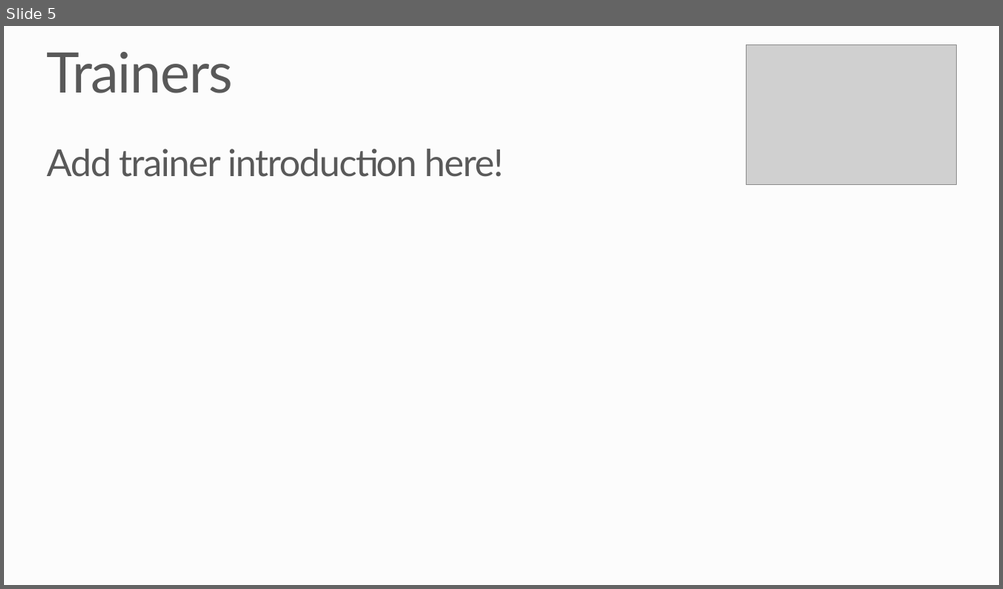
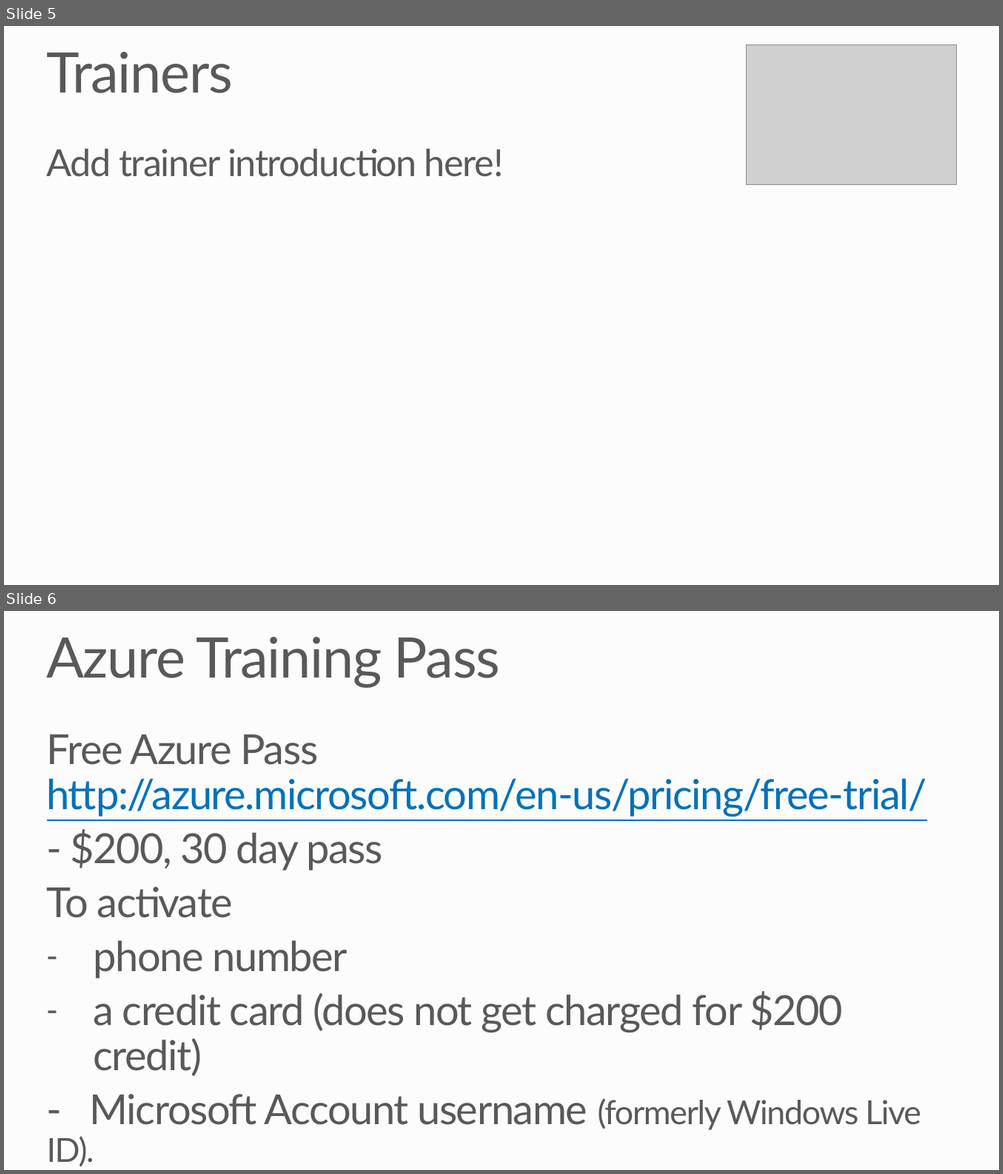
Before and after one commit to MSRConnections/Azure-training-course, a slide deck: Day 1/0. Training Intro/Training Introduction.pptx. Shown one above the other, each under a label of ours: slide 5 before the commit, slides 5 and 6 after it. The pictures are 1003x589 and 1003x1174 pixels, drawn with LibreOffice and Linux fonts; fonts in the diff are those of the drawing; grey boxes stand for pictures; background and template pictures are left out. Boxes give left, top, right and bottom in pixels: in the first picture for what was removed or moved away, otherwise in the second. Text is boxed around its words. In the diff, an @@ line names an element or a change of style, - is before the commit and + after.

Commit message:
updated intro deck for AU trainings

```diff
--- a/Day 1/0. Training Intro/Training Introduction.pptx
+++ b/Day 1/0. Training Intro/Training Introduction.pptx
@@ slide 6 added at (4, 611, 999, 1170), background #FCFCFC @@
@@ title added at (46, 637, 500, 688), 54 pt, text #595959 @@
+Azure Training Pass
@@ text added at (47, 735, 927, 1167), 40 pt, text #595959 @@
+Free Azure Pass http://azure.microsoft.com/en-us/pricing/free-trial/
+- $200, 30 day pass
+To activate
+– phone number
+– a credit card (does not get charged for $200 credit)
+- Microsoft Account username (formerly Windows Live ID).
```
Also in this commit, not shown: 1 slide changed.
